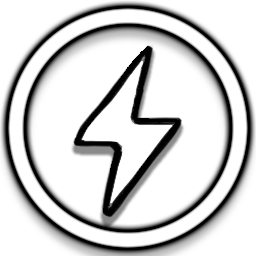
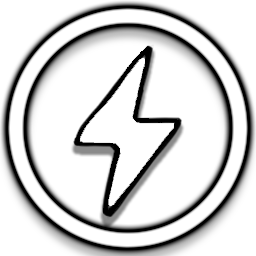
The second (256, 256) image is a revision of the first. Changes to its layers:
painted on "blixt" over [80, 58, 174, 206]
